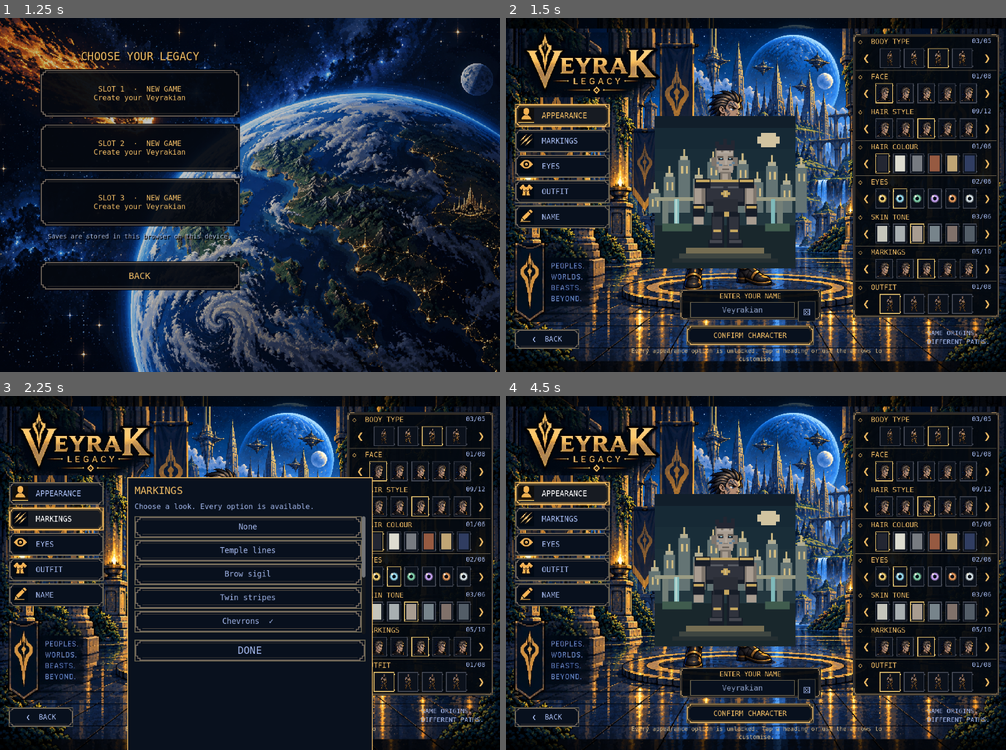
Above: before the commit, frames 1-4 (two rows, left to right).
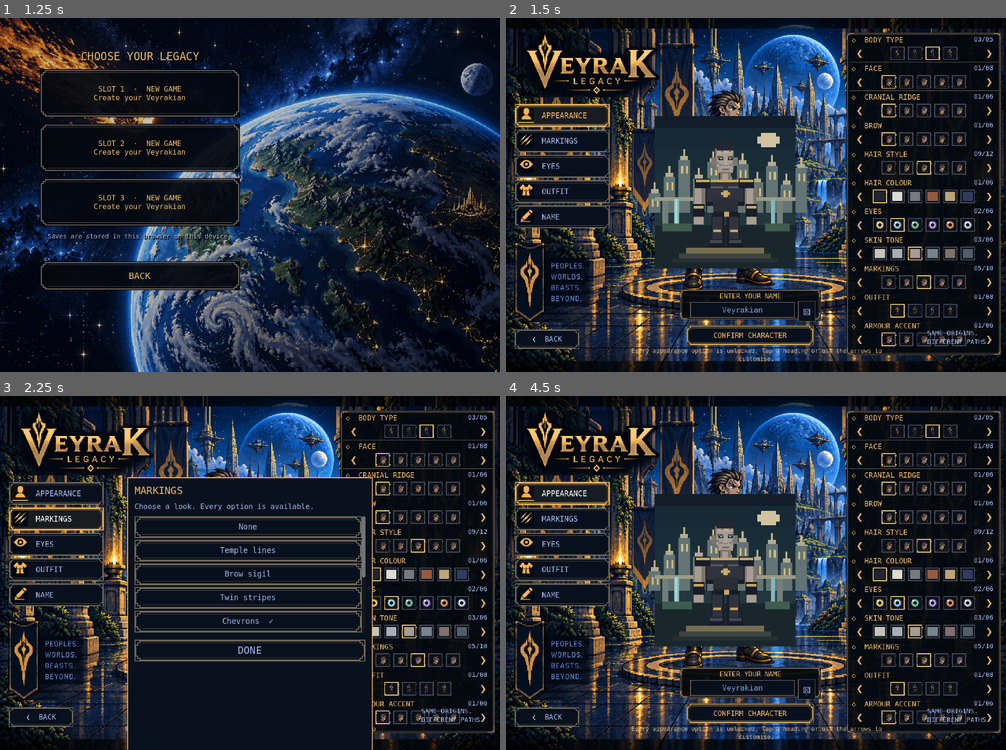
Above: after the commit, the same moments.

Repository: marleyharris2033-ship-it/Veyrak-legacy-
Game: Godot game, scene res://home.tscn
Same seed, same stepped clock (60 frames per second), same inputs: the game is played once before the commit and once after it.
Inputs:
- Up to frame 1 (1.25 s): click "START" at 0.5 s
- Up to frame 2 (1.5 s): click "SLOT 1 · NEW GAME Create your…" at 1.25 s
- Up to frame 3 (2.25 s): click "MARKINGS" at 2 s
- Up to frame 4 (4.5 s): click "EYES" at 2.75 s; click "OUTFIT" at 3.5 s; click "APPEARANCE" at 4.25 s

Frame 1 is identical in both runs. In frame 2, 12% of the frame differs, in the area x 68-99%, y 4-96%; in frame 3, 9.9%; in frame 4, 12%.

Commit message:
Expose deeper Veyrakian customisation in polished creator

Diff:
--- a/scripts/reference_creator.gd
+++ b/scripts/reference_creator.gd
@@ -10,8 +10,8 @@
 const PALETTE = preload("res://assets/creator/character_palette.gdshader")
 const GOLD = Color("efbb64")
 const BLUE = Color("a5b9ed")
-const KEYS = ["build", "face", "hair", "hair_colour", "eyes", "skin", "markings", "outfit"]
-const TITLES = ["BODY TYPE", "FACE", "HAIR STYLE", "HAIR COLOUR", "EYES", "SKIN TONE", "MARKINGS", "OUTFIT"]
+const KEYS = ["build", "face", "ridge", "brow", "hair", "hair_colour", "eyes", "skin", "markings", "outfit", "accent"]
+const TITLES = ["BODY TYPE", "FACE", "CRANIAL RIDGE", "BROW", "HAIR STYLE", "HAIR COLOUR", "EYES", "SKIN TONE", "MARKINGS", "OUTFIT", "ARMOUR ACCENT"]
 var profile: Dictionary
 var initial_profile: Dictionary
 var canvas: Control
@@ -234,7 +234,7 @@
 	var viewport = get_viewport_rect().size
 	portrait_layout = viewport.x < viewport.y and viewport.x < 900
 	compact = viewport.x < 1000
-	var dimensions = Vector2(768, 2240) if portrait_layout else Vector2(1536, 1024)
+	var dimensions = Vector2(768, 2580) if portrait_layout else Vector2(1536, 1024)
 	design_scale = viewport.x / dimensions.x if portrait_layout else minf(viewport.x / dimensions.x, viewport.y / dimensions.y)
 	canvas.scale = Vector2.ONE * design_scale
 	canvas.size = dimensions
@@ -269,9 +269,9 @@
 	live_character.scale = Vector2.ONE
 	# STRETCH_SCALE applies the chosen body silhouette, keeping foot height fixed.
 	warrior.stretch_mode = TextureRect.STRETCH_SCALE
-	var panel_rect = Rect2(18, 1010, 732, 1000) if portrait_layout else Rect2(1066, 17, 449, 873)
+	var panel_rect = Rect2(18, 1010, 732, 1320) if portrait_layout else Rect2(1046, 12, 475, 994)
 	_place(right_panel, panel_rect.position.x, panel_rect.position.y, panel_rect.size.x, panel_rect.size.y)
-	var row_h = 123.0 if portrait_layout else 108.0
+	var row_h = 112.0 if portrait_layout else 88.0
 	for i in range(KEYS.size()):
 		var key = KEYS[i]
 		var row = rows[key]
@@ -294,10 +294,10 @@
 	_place(name_input, name_rect.position.x + 32, name_rect.position.y + 39, name_rect.size.x - 112, name_rect.size.y - 51)
 	name_input.add_theme_font_size_override("font_size", 31 if portrait_layout else 23)
 	_place(canvas.get_node("NameDice"), name_rect.end.x - 70, name_rect.position.y + 36, 54, name_rect.size.y - 44)
-	_place(confirm_button, 150 if portrait_layout else 555, 2040 if portrait_layout else 914, 468 if portrait_layout else 390, 85 if portrait_layout else 61)
-	_place(back_button, 20 if portrait_layout else 27, 2150 if portrait_layout else 926, 220 if portrait_layout else 198, 66 if portrait_layout else 60)
-	_place(quote, 420 if portrait_layout else 1294, 2156 if portrait_layout else 925, 330 if portrait_layout else 220, 75)
-	_place(status, 24 if portrait_layout else 360, 2013 if portrait_layout else 981, 720 if portrait_layout else 820, 30 if portrait_layout else 43)
+	_place(confirm_button, 150 if portrait_layout else 555, 2380 if portrait_layout else 914, 468 if portrait_layout else 390, 85 if portrait_layout else 61)
+	_place(back_button, 20 if portrait_layout else 27, 2480 if portrait_layout else 926, 220 if portrait_layout else 198, 66 if portrait_layout else 60)
+	_place(quote, 420 if portrait_layout else 1294, 2486 if portrait_layout else 925, 330 if portrait_layout else 220, 75)
+	_place(status, 24 if portrait_layout else 360, 2353 if portrait_layout else 981, 720 if portrait_layout else 820, 30 if portrait_layout else 43)
 	if modal.visible: modal.hide()
 
 func _available(_key: String, _index: int) -> bool:
